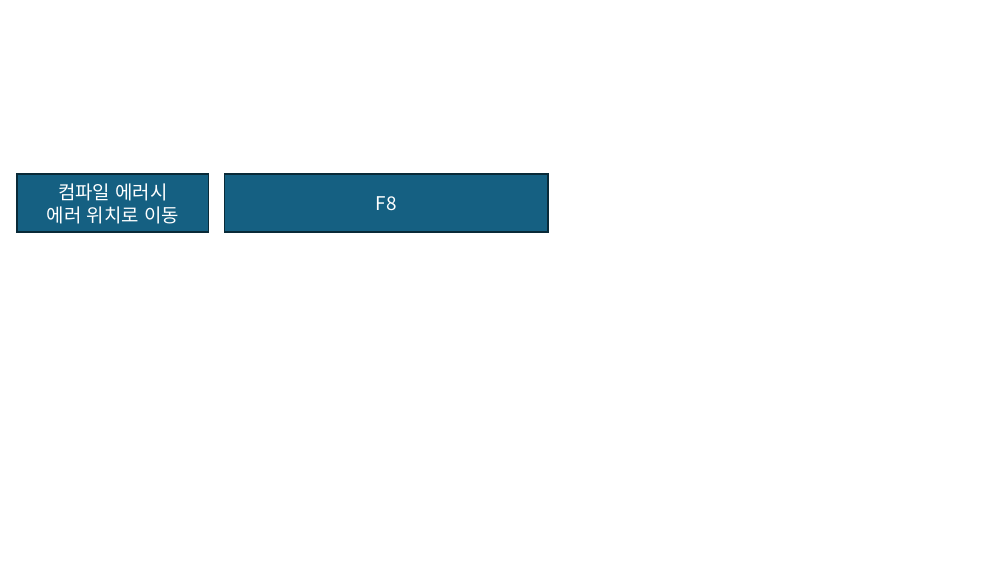
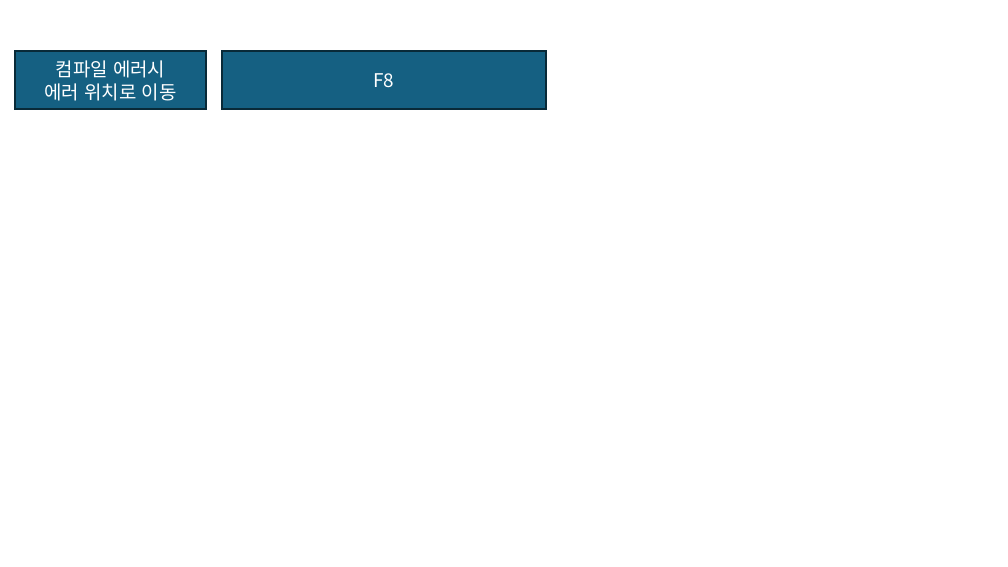
Before and after one commit to JaeSuGang/AssortRockAssignment, a slide deck: slide 6 of DOC/공통문서/비주얼스튜디오 단축키.pptx. Drawn at 1008x567 pixels with LibreOffice and Linux fonts; fonts in the diff are those of the drawing. Boxes give left, top, right and bottom in pixels: in the first picture for what was removed or moved away, otherwise in the second. Text is boxed around its words. In the diff, an @@ line names an element or a change of style, - is before the commit and + after.

```diff
--- a/DOC/공통문서/비주얼스튜디오 단축키.pptx
+++ b/DOC/공통문서/비주얼스튜디오 단축키.pptx
@@ rectangle "컴파일 에러시" moved from (x1=17, y1=174, x2=209, y2=232) to (x1=15, y1=51, x2=206, y2=110) @@
@@ rectangle "F8" moved from (x1=225, y1=174, x2=548, y2=232) to (x1=222, y1=51, x2=546, y2=110) @@
```
Also in this commit, not shown: 2 slides added, 2 slides removed, 17 other files.
